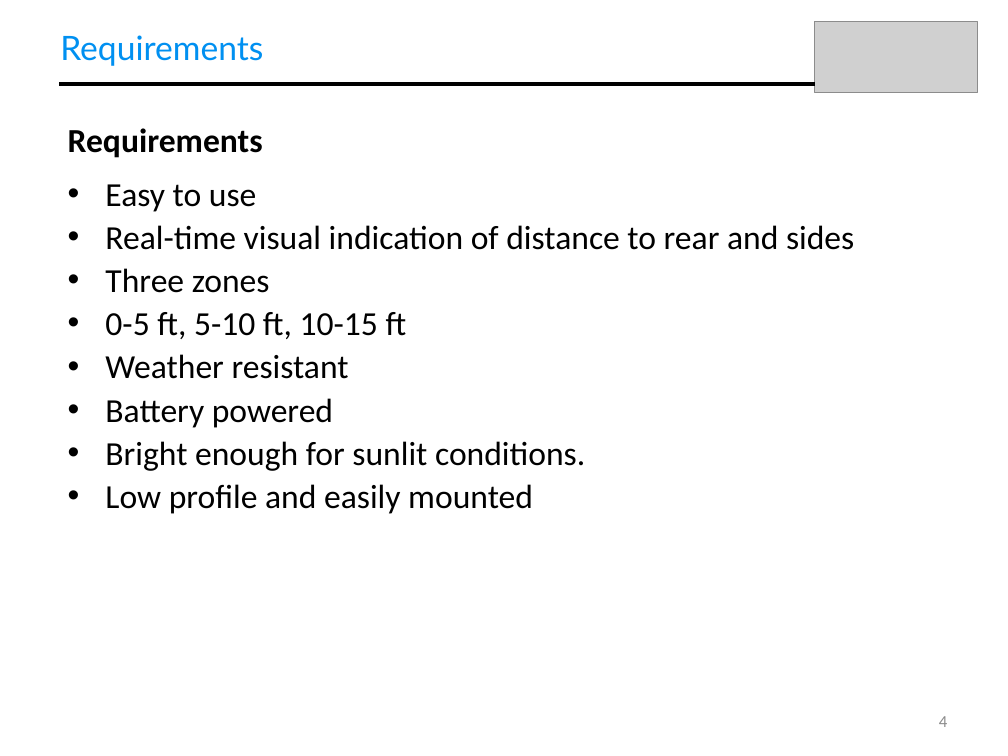
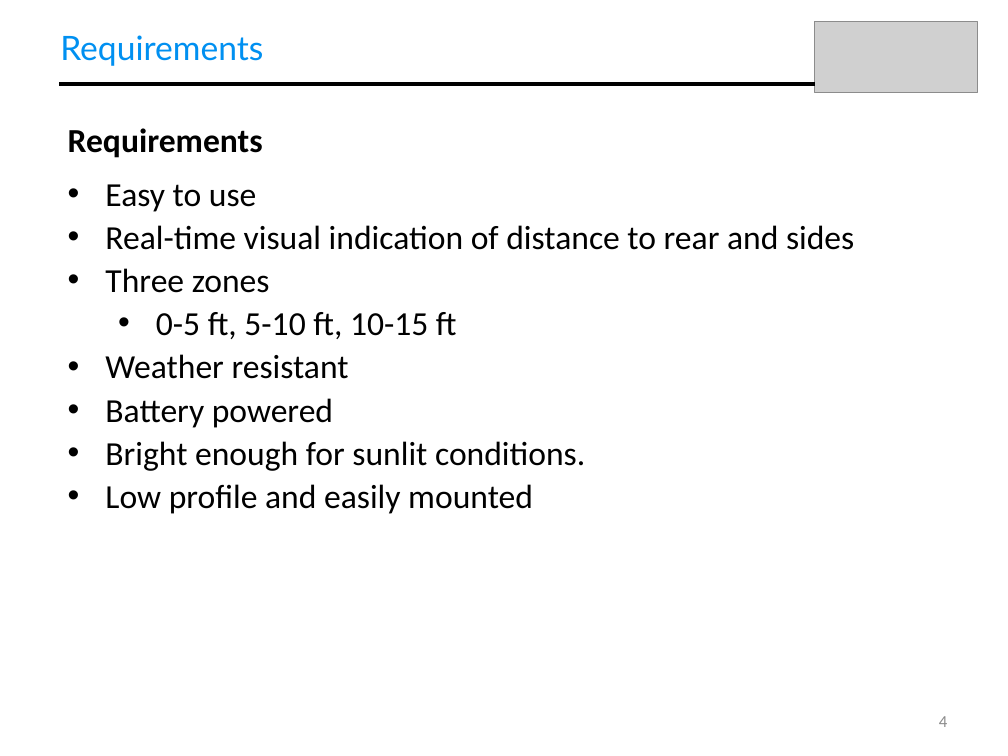
Before and after one commit to dfrister/Practicum2014, a slide deck: slide 4 of Presentation/T04_Presentation.pptx. Drawn at 1008x756 pixels with LibreOffice and Linux fonts; fonts in the diff are those of the drawing; grey boxes stand for pictures. Boxes give left, top, right and bottom in pixels: in the first picture for what was removed or moved away, otherwise in the second. Text is boxed around its words. In the diff, an @@ line names an element or a change of style, - is before the commit and + after.

```diff
--- a/Presentation/T04_Presentation.pptx
+++ b/Presentation/T04_Presentation.pptx
@@ text at <box>156,312,457,339</box>: list level 1 to 2 in "0-5 ft, 5-10 ft, 10-15 ..." @@
```
Also in this commit, not shown: 2 other slides changed.
